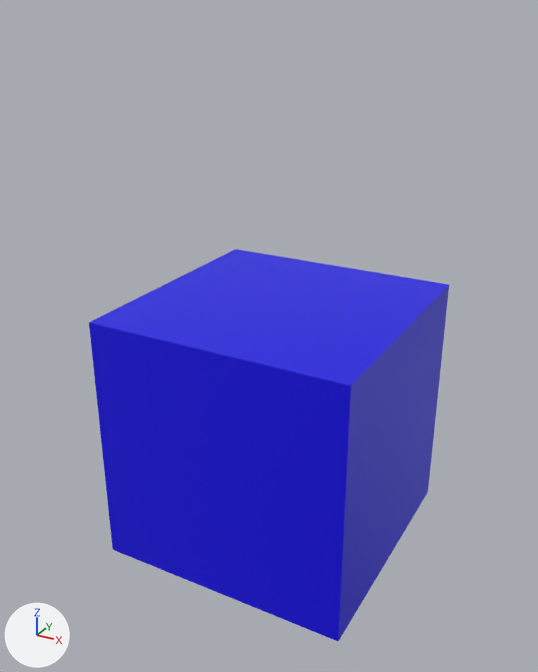
What one commit did to the glTF model buildings/bluepower.glb.
Camera for both pictures: a 50 mm lens placed at (16.4, -31.0, 22.9), pointed at (-0.3, -0.7, 7.7). Lighting does not change. The marker at lower left points along +X, +Y and +Z. Where no turn or scale is listed for an object, it has been applied to the vertices.

The older version as bpy lines, for what is in view:
```python
me_cube = bpy.data.meshes.new('Cube')
me_cube.from_pydata(...)  # a box spanning x -6.67..6.67, y -6.67..6.67, z -6.67..6.67
me_cube.materials.append(mat_material)  # blue #0f00e7
ob_cube = bpy.data.objects.new('Cube', me_cube)
ob_cube.location = (0.0, 0.0, 2.7)
```
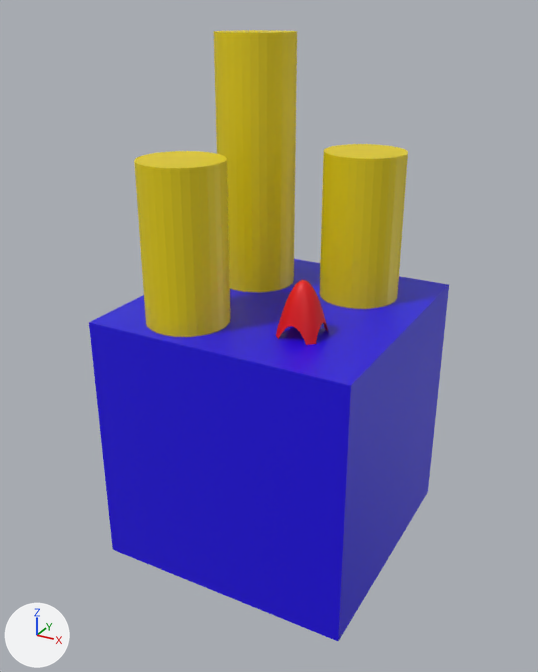
The newer file is also rescaled (x0.5), turned or shifted as a whole; pictures and numbers use the older file's frame.

Boxes [x1, y1, x2, y2] around the edits, measured in the pictures (538 x 672 px):
'Cylinder', added (yellow): after [214, 30, 297, 292]
'Cylinder.001', added (yellow): after [134, 151, 231, 337]
'Cylinder.002', added (yellow): after [320, 144, 408, 309]
'SurfPatch', added (red): after [276, 280, 329, 345]

Patch to the scene script:
```diff
--- a/buildings/bluepower.glb.py
+++ b/buildings/bluepower.glb.py
@@ mat_material_002 @@
+mat_material_002 = principled_material('Material.002')
+mat_material_002.base_color = (0.8, 0.0, 0.00343)  # red #e7000b
@@ mat_material_001 @@
+mat_material_001 = principled_material('Material.001')
+mat_material_001.base_color = (0.8, 0.633, 0.0)  # yellow #e7d000
@@ me_surfpatch_001 @@
+me_surfpatch_001.from_pydata(...)  # 256 vertices, 450 faces; spans x -1.0..1.0, y -1.0..1.0, z 10.62..14.03
+me_surfpatch_001.materials.append(mat_material_002)  # red #e7000b
@@ me_cylinder_002 @@
+me_cylinder_002.from_pydata(...)  # a 32-sided cylinder along z spanning x -2.0..2.0, y -2.0..2.0, z -6.54..6.54
+me_cylinder_002.materials.append(mat_material_001)  # yellow #e7d000
@@ me_cylinder_001 @@
+me_cylinder_001.from_pydata(...)  # a 32-sided cylinder along z spanning x -2.0..2.0, y -2.0..2.0, z -6.78..6.78
+me_cylinder_001.materials.append(mat_material_001)  # yellow #e7d000
@@ me_cylinder @@
+me_cylinder.from_pydata(...)  # 64 vertices, 124 faces; spans x -2.0..2.0, y -2.0..2.0, z -11.8..11.8
+me_cylinder.materials.append(mat_material_001)  # yellow #e7d000
@@ ob_surfpatch @@
+ob_surfpatch = bpy.data.objects.new('SurfPatch', me_surfpatch_001)
+ob_surfpatch.location = (2.74, -3.06, -2.1)
@@ ob_cylinder_002 @@
+ob_cylinder_002 = bpy.data.objects.new('Cylinder.002', me_cylinder_002)
+ob_cylinder_002.location = (3.0, 2.91, 10.13)
@@ ob_cylinder_001 @@
+ob_cylinder_001 = bpy.data.objects.new('Cylinder.001', me_cylinder_001)
+ob_cylinder_001.location = (-2.73, -4.17, 10.13)
@@ ob_cylinder @@
+ob_cylinder = bpy.data.objects.new('Cylinder', me_cylinder)
+ob_cylinder.location = (-2.73, 2.42, 10.13)
```
